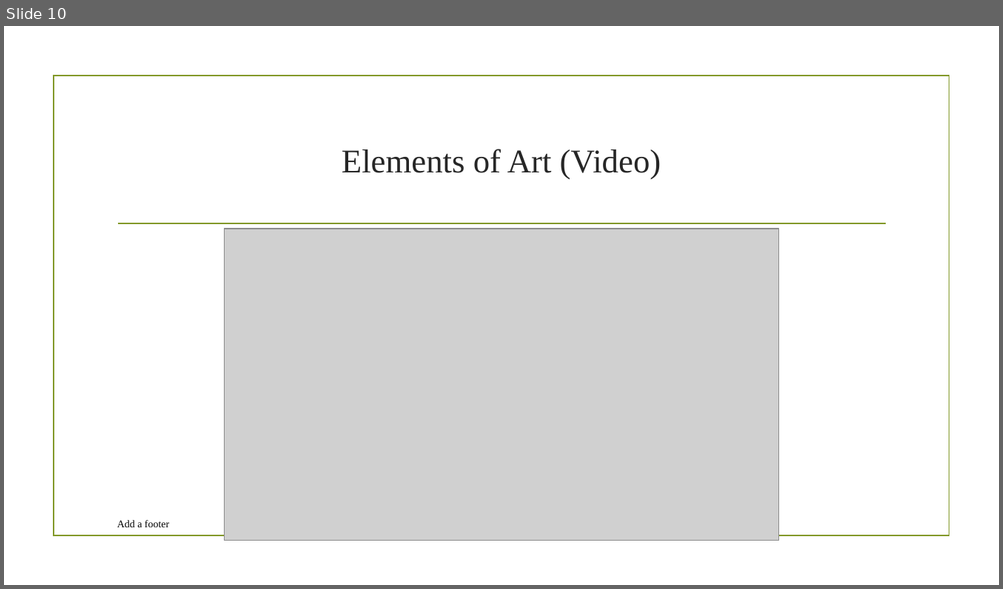
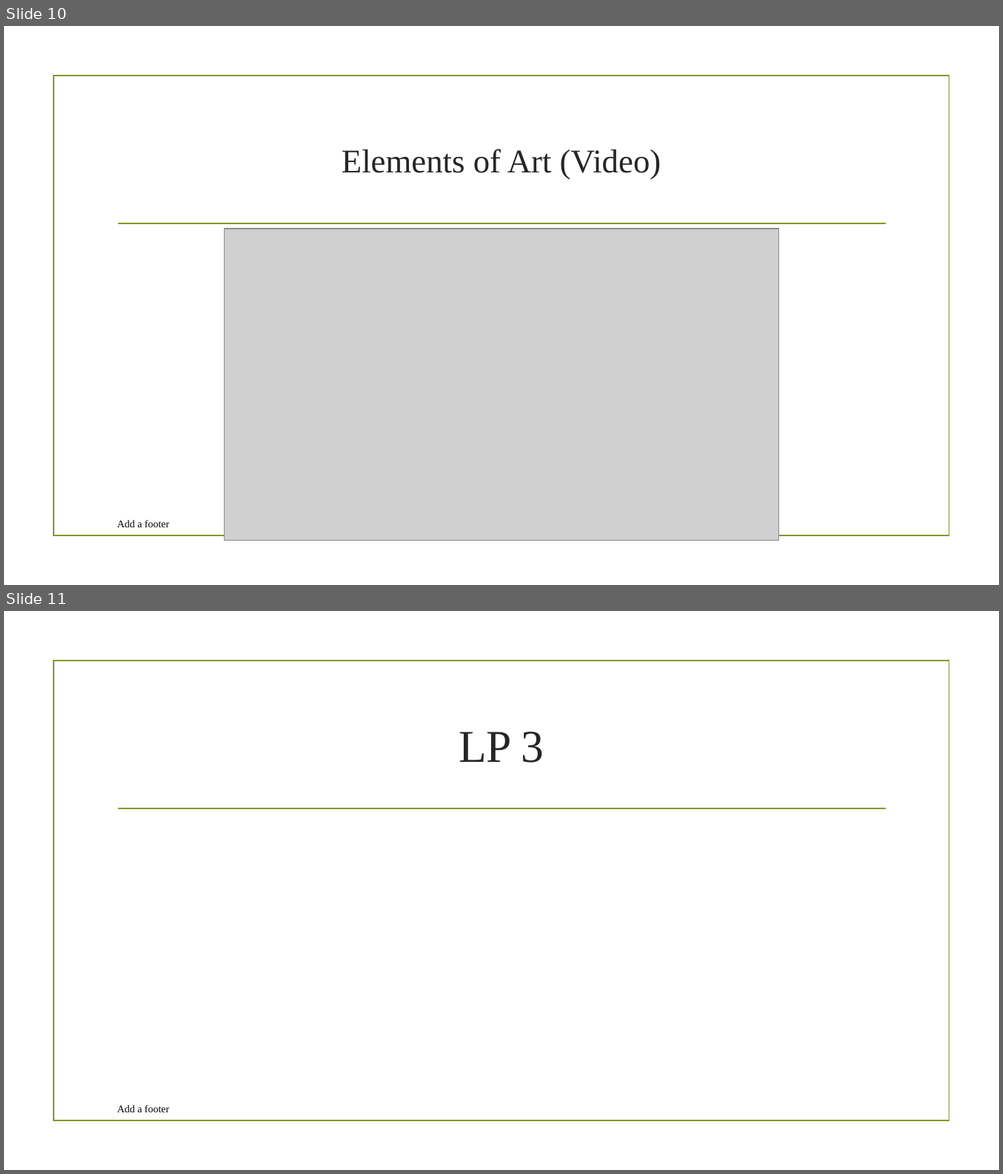
Before and after one commit to nickvertucci/Technology-Education-Curriculum, a slide deck: High School/Photography/Unit 4 - Composition and Principles of Design/Section 1 - Composiiton/Assets/Unit 4 - Section 1 - Composition.pptx. Shown one above the other, each under a label of ours: slide 10 before the commit, slides 10 and 11 after it. The pictures are 1003x589 and 1003x1174 pixels, drawn with LibreOffice and Linux fonts; fonts in the diff are those of the drawing; grey boxes stand for pictures; background and template pictures are left out. Boxes give left, top, right and bottom in pixels: in the first picture for what was removed or moved away, otherwise in the second. Text is boxed around its words. In the diff, an @@ line names an element or a change of style, - is before the commit and + after.

```diff
--- a/High School/Photography/Unit 4 - Composition and Principles of Design/Section 1 - Composiiton/Assets/Unit 4 - Section 1 - Composition.pptx
+++ b/High School/Photography/Unit 4 - Composition and Principles of Design/Section 1 - Composiiton/Assets/Unit 4 - Section 1 - Composition.pptx
@@ slide 11 added at (4, 611, 999, 1170), background picture (left out); not listed: 2 template elements that a slide beside it also shows @@
@@ title added at (458, 732, 544, 763), 44 pt, text #262626 @@
+LP 3
@@ text added at (117, 1105, 169, 1113), 10 pt, text #000000 @@
+Add a footer
```
Also in this commit, not shown: 3 other slides added.
